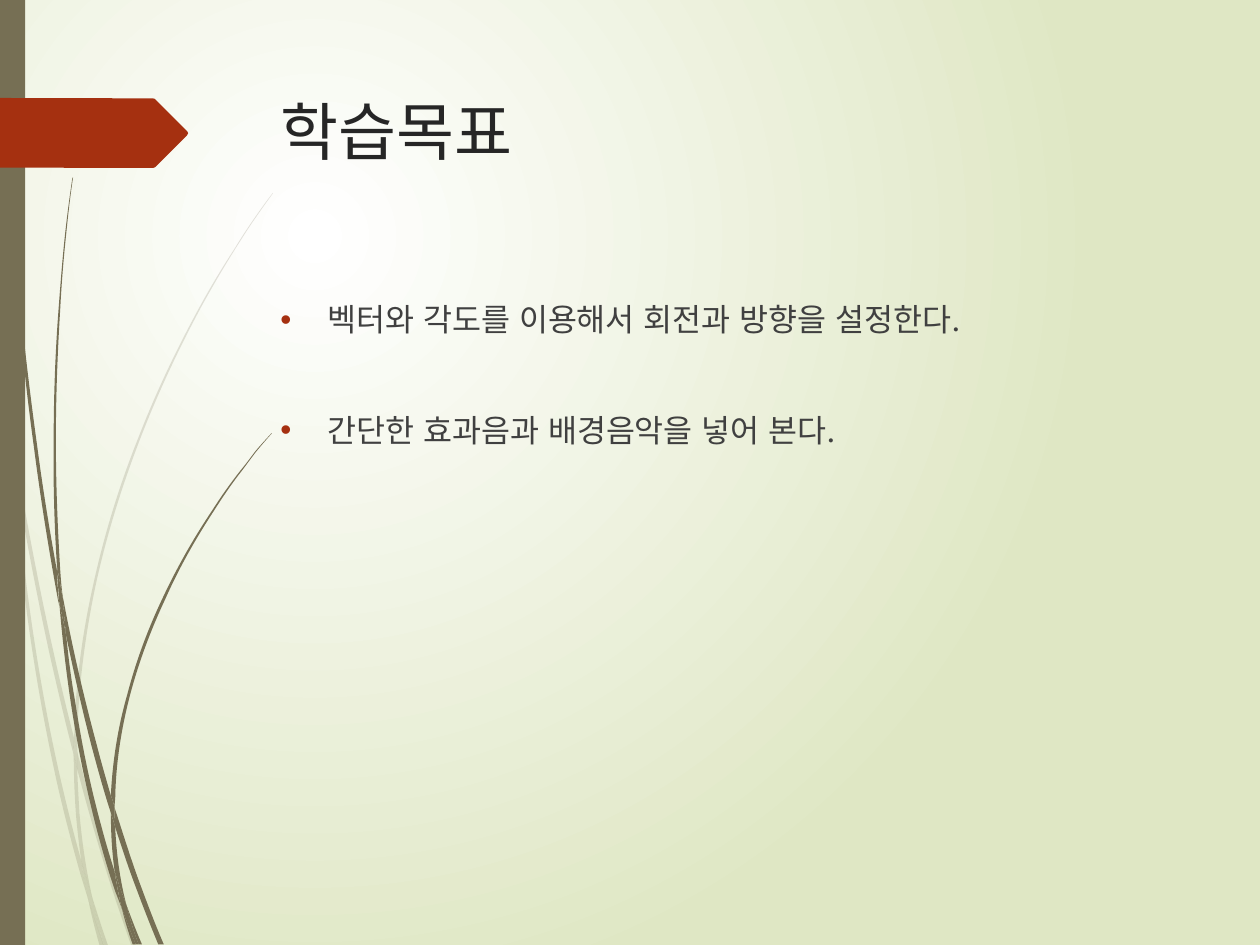
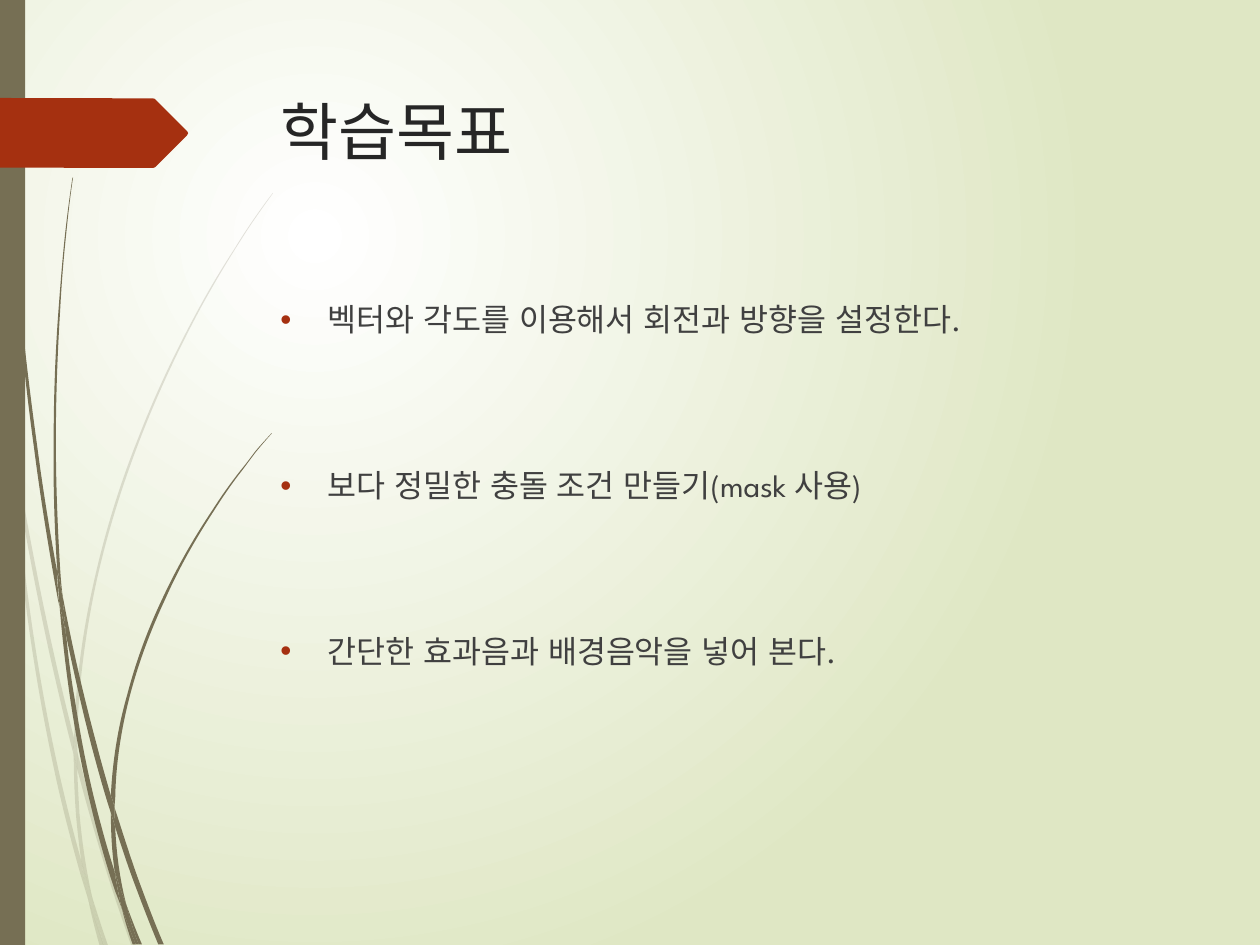
Before and after one commit to freshmea/weizman_python_class, a slide deck: slide 2 of textbook/파이썬6-2교시.pptx. Drawn at 1260x945 pixels with LibreOffice and Linux fonts; fonts in the diff are those of the drawing. Boxes give left, top, right and bottom in pixels: in the first picture for what was removed or moved away, otherwise in the second. Text is boxed around its words. In the diff, an @@ line names an element or a change of style, - is before the commit and + after.

```diff
--- a/textbook/파이썬6-2교시.pptx
+++ b/textbook/파이썬6-2교시.pptx
@@ text at bbox=[328, 471, 861, 503]: paragraph added @@
+• 보다 정밀한 충돌 조건 만들기(mask 사용)
```
Also in this commit, not shown: 4 other slides changed, 3 slides added, 4 slides removed, 5 other files.
